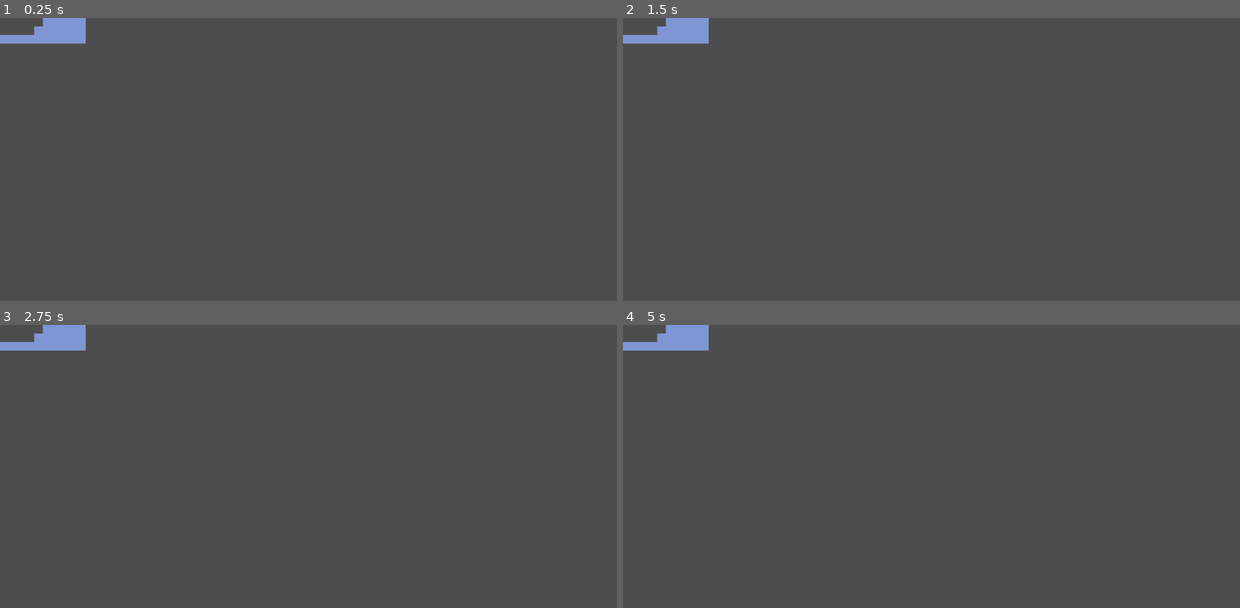
Above: before the commit, frames 1-4 (two rows, left to right).
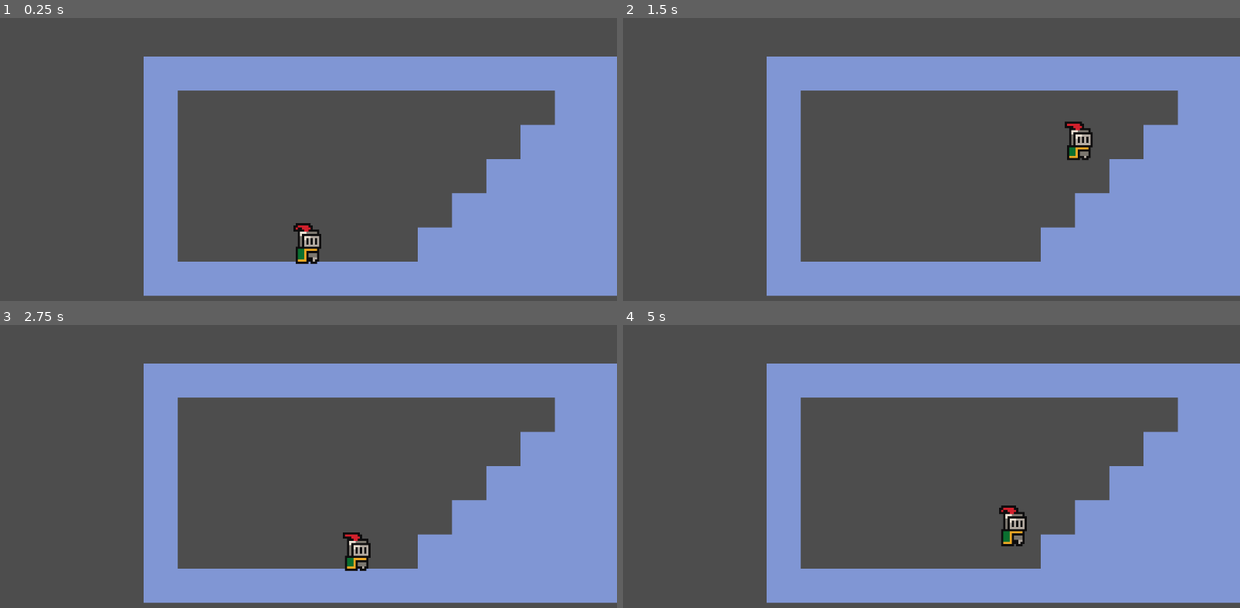
Above: after the commit, the same moments.

Repository: hbeaumont2204/Godot-Game
Game: Godot game, scene res://scenes/levels/level_0.tscn
The game is run twice, just before and just after one commit, with the same random seed, the same clock (stepped at 60 frames per second) and the same inputs.
Inputs:
- Up to frame 1 (0.25 s): no input
- Up to frame 2 (1.5 s): tap Enter (ui_accept) at 0.5, 0.6, 0.77, 1.07, 1.35 s; hold Right (ui_right) from 0.53 s (still down)
- Up to frame 3 (2.75 s): tap Enter (ui_accept) at 1.52, 1.82, 2.1 s; release Right (ui_right) at 2.03 s; hold Left (ui_left) from 2.03 s (still down)
- Up to frame 4 (5 s): release Left (ui_left) at 2.78 s; hold Right (ui_right) 2.78-4.28 s; tap Enter (ui_accept) at 2.85, 3.02, 3.32, 3.6, 3.77, 4.07, 4.35, 4.52, 4.82 s; hold Left (ui_left) from 4.28 s (still down)

The runs differ from the first frame. In frame 1, 36% of the frame differs, in the area x 0-100%, y 0-99%; in frame 2, 36%; in frame 3, 36%; in frame 4, 36%.

Commit message:
Add player

Diff:
--- a/godot-new-project/scenes/levels/level_0.tscn
+++ b/godot-new-project/scenes/levels/level_0.tscn
@@ -1,6 +1,7 @@
-[gd_scene load_steps=4 format=3 uid="uid://cur0cv3yr4jqs"]
+[gd_scene load_steps=5 format=3 uid="uid://cur0cv3yr4jqs"]
 
 [ext_resource type="Texture2D" uid="uid://0itjlue1smii" path="res://assets/tiles/single-dungeon-crawler/PNG/dungeon-tileset.png" id="1_sxr8l"]
+[ext_resource type="PackedScene" uid="uid://sanycn06uvg1" path="res://scenes/players/player.tscn" id="2_bw3rj"]
 
 [sub_resource type="TileSetAtlasSource" id="TileSetAtlasSource_bw3rj"]
 texture = ExtResource("1_sxr8l")
@@ -68,3 +69,10 @@
 tile_set = SubResource("TileSet_osc7o")
 format = 2
 layer_0/tile_data = PackedInt32Array(131072, 1, 0, 131073, 1, 0, 131074, 1, 0, 131075, 1, 0, 131076, 1, 0, 131077, 1, 0 …(643 unchanged characters)…
+
+[node name="Camera2D" type="Camera2D" parent="."]
+position = Vector2(13, -1)
+zoom = Vector2(4, 4)
+
+[node name="Player" parent="." instance=ExtResource("2_bw3rj")]
+position = Vector2(13, 5)
--- /dev/null
+++ b/godot-new-project/scenes/levels/level_1.tscn
@@ -0,0 +1,3 @@
+[gd_scene format=3 uid="uid://b64jvte34r44c"]
+
+[node name="Level 1" type="Node2D"]
--- a/godot-new-project/player.tscn
+++ b/godot-new-project/scenes/players/player.tscn
@@ -1,6 +1,7 @@
-[gd_scene load_steps=8 format=3 uid="uid://sanycn06uvg1"]
+[gd_scene load_steps=9 format=3 uid="uid://sanycn06uvg1"]
 
 [ext_resource type="Texture2D" uid="uid://bvfre4l507t4i" path="res://assets/sprites/brackeys_platformer_assets/brackeys_platformer_assets/sprites/knight.png" id="1_4flbx"]
+[ext_resource type="Script" uid="uid://rp4ofkvtppik" path="res://scripts/player.gd" id="1_ldeu4"]
 
 [sub_resource type="AtlasTexture" id="AtlasTexture_onrkg"]
 atlas = ExtResource("1_4flbx")
@@ -42,12 +43,15 @@
 radius = 6.0
 
 [node name="Player" type="CharacterBody2D"]
+script = ExtResource("1_ldeu4")
 
 [node name="AnimatedSprite2D" type="AnimatedSprite2D" parent="."]
 position = Vector2(0, -12)
 sprite_frames = SubResource("SpriteFrames_2hs0m")
 animation = &"Idle"
-frame_progress = 0.6463589
+autoplay = "Idle"
+frame = 2
+frame_progress = 0.4526431
 
 [node name="CollisionShape2D" type="CollisionShape2D" parent="."]
 position = Vector2(0, -7)
--- /dev/null
+++ b/godot-new-project/scripts/player.gd
@@ -0,0 +1,38 @@
+extends CharacterBody2D
+
+
+const SPEED = 100.0
+const JUMP_VELOCITY = -300.0
+
+const life_force_max = 180
+var life_force = 180
+
+var time = 0.0 # Time taken by the player
+
+func restore_life_force() -> void:
+	life_force = life_force_max
+
+func life_force_drain(delta: float) -> void:
+	life_force = life_force - delta
+	#if life_force <= 0:
+		# Game over
+
+
+func _physics_process(delta: float) -> void:
+	# Add the gravity.
+	if not is_on_floor():
+		velocity += get_gravity() * delta
+
+	# Handle jump.
+	if Input.is_action_just_pressed("ui_accept") and is_on_floor():
+		velocity.y = JUMP_VELOCITY
+
+	# Get the input direction and handle the movement/deceleration.
+	# As good practice, you should replace UI actions with custom gameplay actions.
+	var direction := Input.get_axis("ui_left", "ui_right")
+	if direction:
+		velocity.x = direction * SPEED
+	else:
+		velocity.x = move_toward(velocity.x, 0, SPEED)
+
+	move_and_slide()
Not shown, added: godot-new-project/scripts/player.gd.uid
